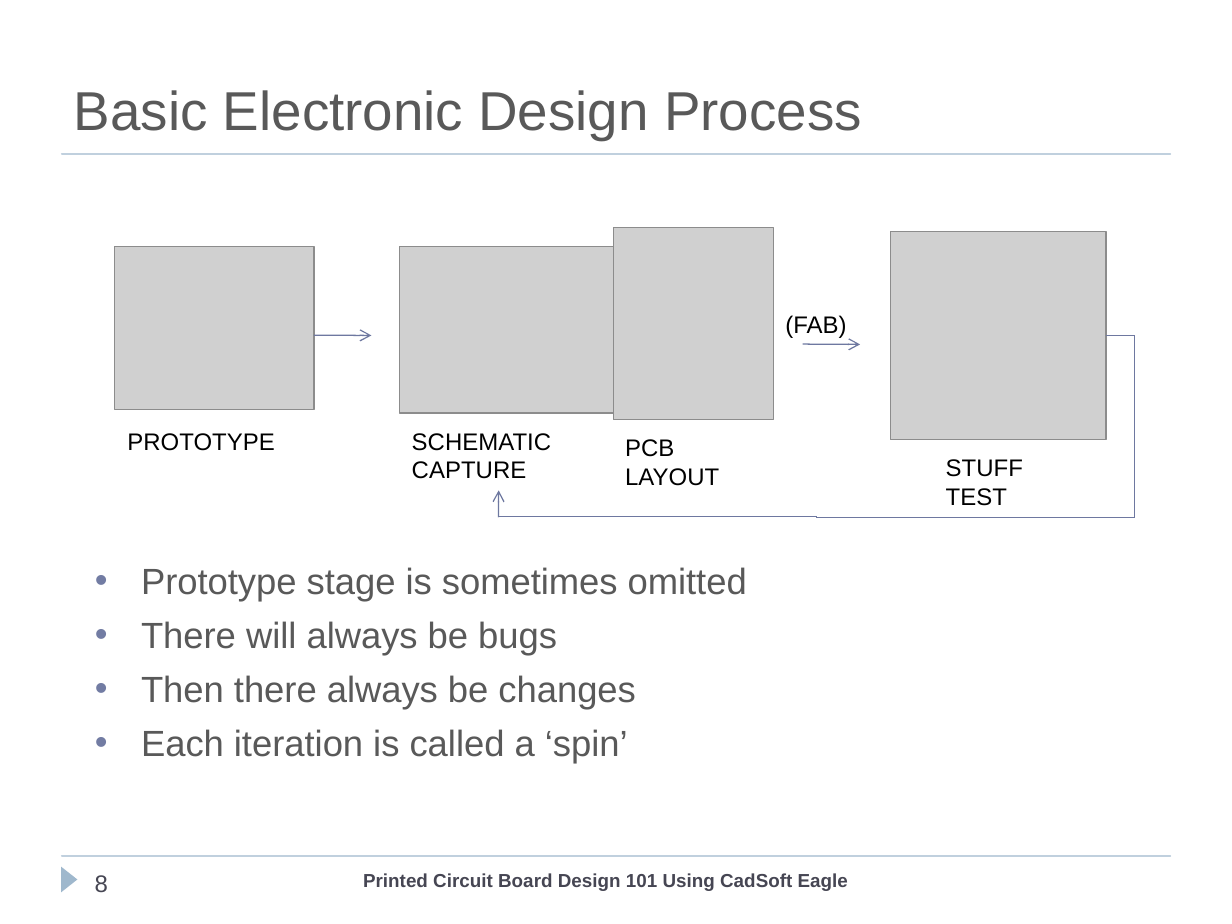
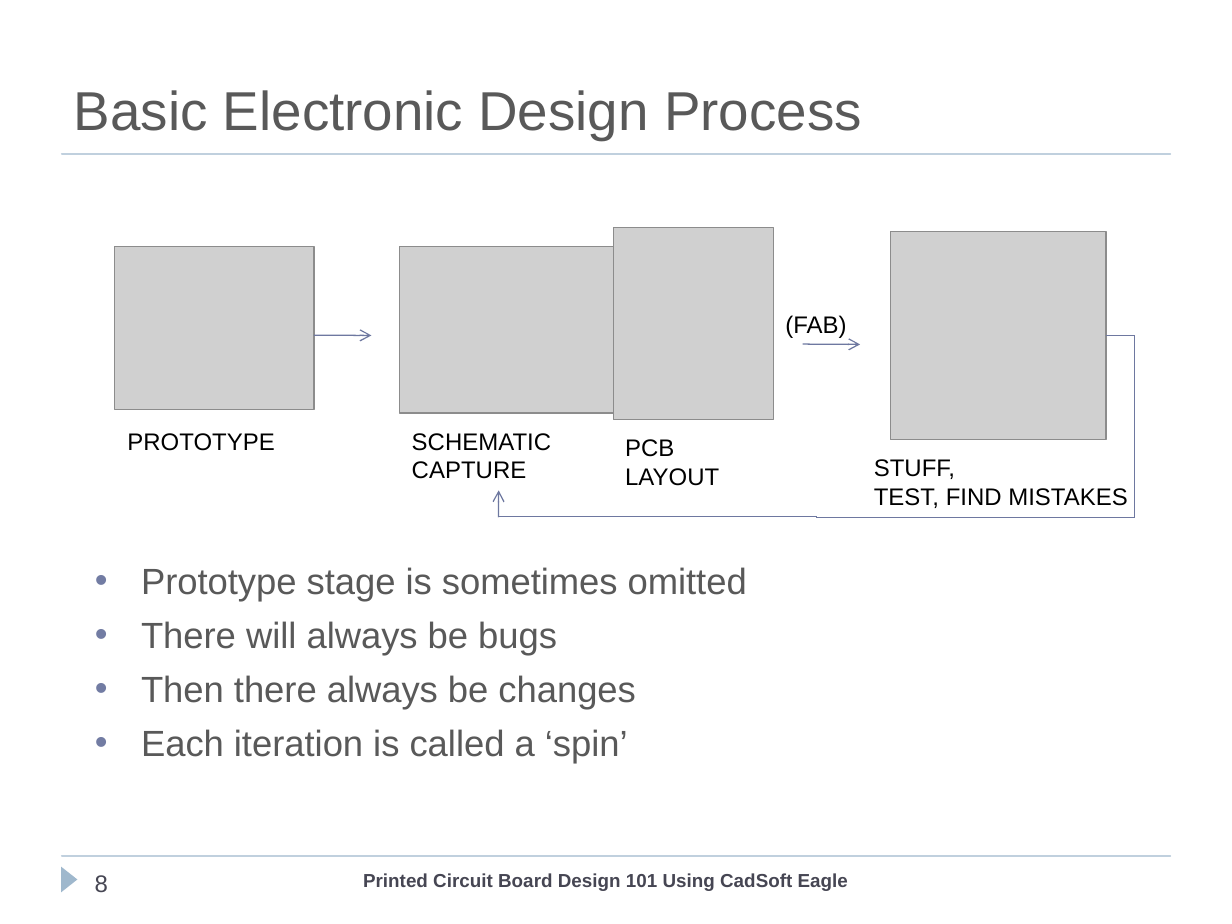
Before and after one commit to cogwheelcircuitworks/IntroToEagleCAD, a slide deck: slide 8 of ClassFiles/PCBDesignEagleCad101.ppt. Drawn at 1232x924 pixels with LibreOffice and Linux fonts; fonts in the diff are those of the drawing; grey boxes stand for pictures; background and template pictures are left out. Boxes give left, top, right and bottom in pixels: in the first picture for what was removed or moved away, otherwise in the second. Text is boxed around its words. In the diff, an @@ line names an element or a change of style, - is before the commit and + after.

```diff
--- a/ClassFiles/PCBDesignEagleCad101.ppt
+++ b/ClassFiles/PCBDesignEagleCad101.ppt
@@ text at (874, 459, 1127, 508): text changed @@
-STUFF
-TEST
+STUFF,
+TEST, FIND MISTAKES
```
Also in this commit, not shown: 2 other slides changed.
